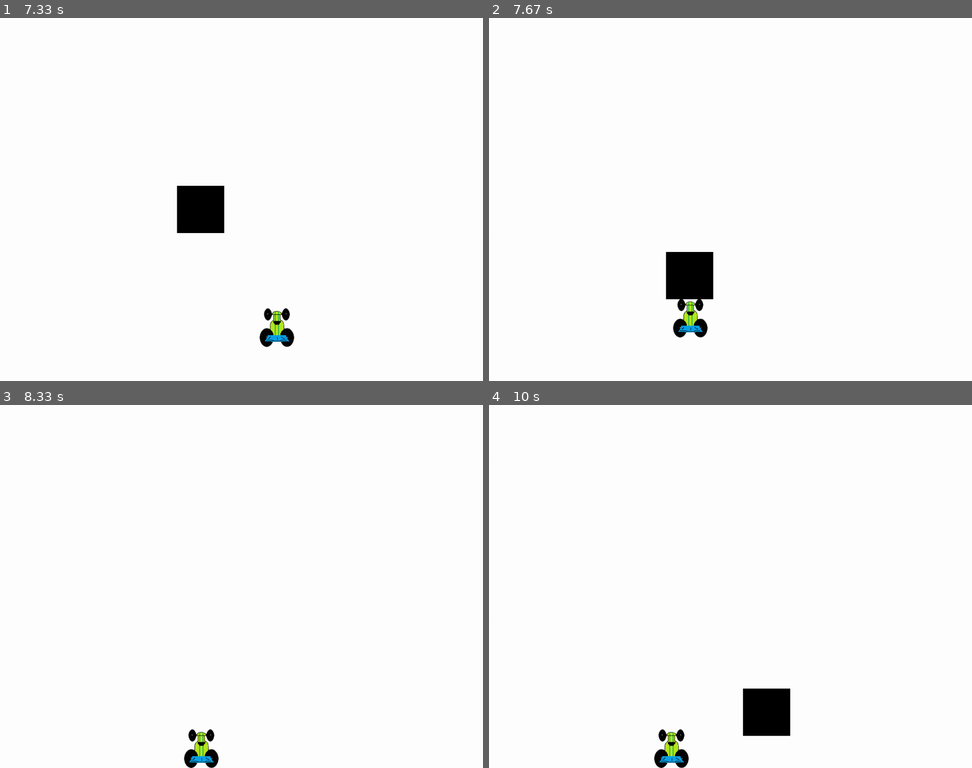
Above: before the commit, frames 1-4 (two rows, left to right).
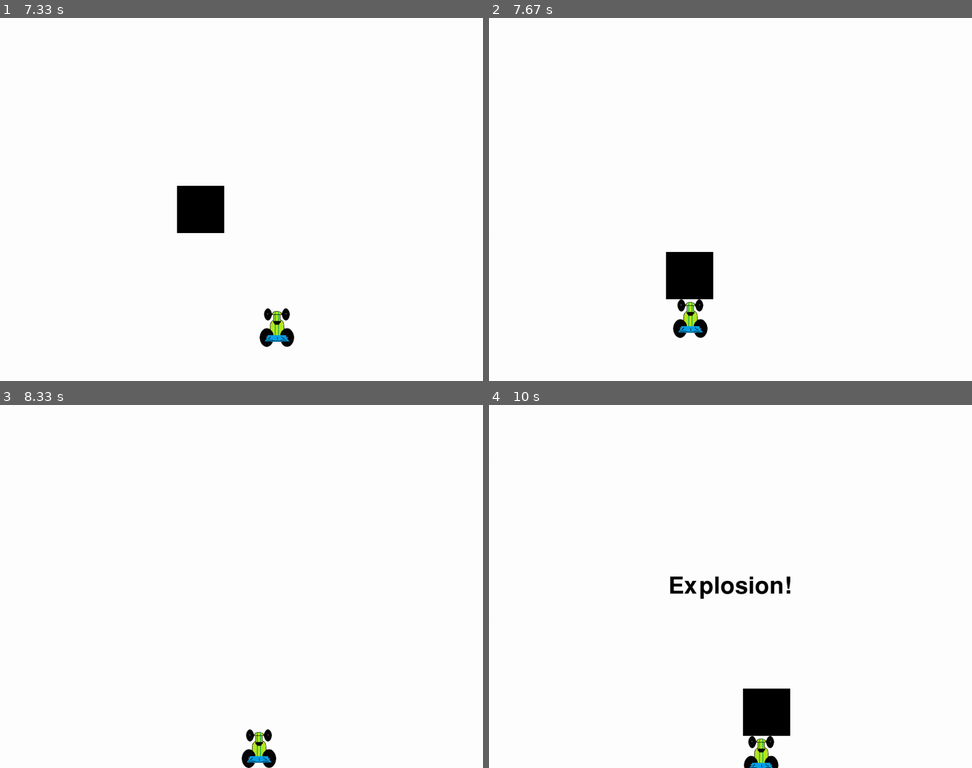
Above: after the commit, the same moments.

Repository: esserafael/python-learning-stuff
Game: pygame game, started from PyGame/racey.py
Two runs of this game, one before a commit and one after it. Both use one fixed random seed, a clock stepped at 60 frames per second and the inputs below.
Inputs:
- Up to frame 1 (7.33 s): hold Right 0.33-0.8 s; hold Up 0.83-1.13 s; hold Right 1.17-1.63 s; hold Left 1.67-2.2 s; hold Down 2.23-2.53 s; hold Left 2.57-2.97 s; hold Up 3-3.37 s; hold Right 3.4-4.03 s; hold Down 4.07-4.43 s; hold Left 4.47-4.93 s; hold Right 4.97-5.43 s; hold Up 5.47-5.77 s; hold Right 5.8-6.27 s; hold Left 6.3-6.83 s; hold Down 6.87-7.17 s; hold Left from 7.2 s (still down)
- Up to frame 2 (7.67 s): release Left at 7.6 s; hold Up from 7.63 s (still down)
- Up to frame 3 (8.33 s): release Up at 8 s; hold Right from 8.03 s (still down)
- Up to frame 4 (10 s): release Right at 8.67 s; hold Left 9.1-9.57 s; hold Right from 9.6 s (still down)

Frame 1 is identical in both runs. In frame 2, 0.1% of the frame differs, in the area x 38-46%, y 77-89%; in frame 3, 1.0%; in frame 4, 1.5%, in the area x 34-63%, y 47-100%.

Commit message:
Simple frontal colision detection and boucing

Diff:
--- a/PyGame/racey.py
+++ b/PyGame/racey.py
@@ -93,9 +93,10 @@
                         car_y_change = 0
             #######################
 
-
         car_x += car_x_change
         car_y += car_y_change
+
+        block_y += block_speed
 
         if car_x > display_x_boundary:
             car_x = display_x_boundary
@@ -120,14 +121,19 @@
                   explode()
 
         if crashed:
+            if car_x_change < 1 and car_x_change >= 0 or car_x_change <= 0 and car_x_change > -1:
+                car_x_change = 0
+                crashed = False
+
             car_x_change = car_x_change / 1.05
             car_y_change = round(car_speed / 1.1)
-            print(car_x_change)
-            print(car_y_change)
+
+
+        print(car_x_change)
+        print(car_speed)
+           # print(car_y_change)
 
         car(car_x,car_y)
-
-        block_y += block_speed
         draw_block(block_x, block_y, block_width, block_height, black)
 
         #print("Blk X: {} - {}; Blk Y: {} - {}".format(block_x, (block_x + block_width), block_y, (block_y + block_height)))
@@ -135,7 +141,6 @@
         if block_y > display_height:
             block_y = 0 - block_height
             block_x = random.randrange(0, display_width - block_width)
-            crashed = False
 
         #print("Car X: {} - {}; Car Y: {} - {}".format(car_x, (car_x + car_width), car_y, (car_y + car_height)))
         #print(keys_disabled)
